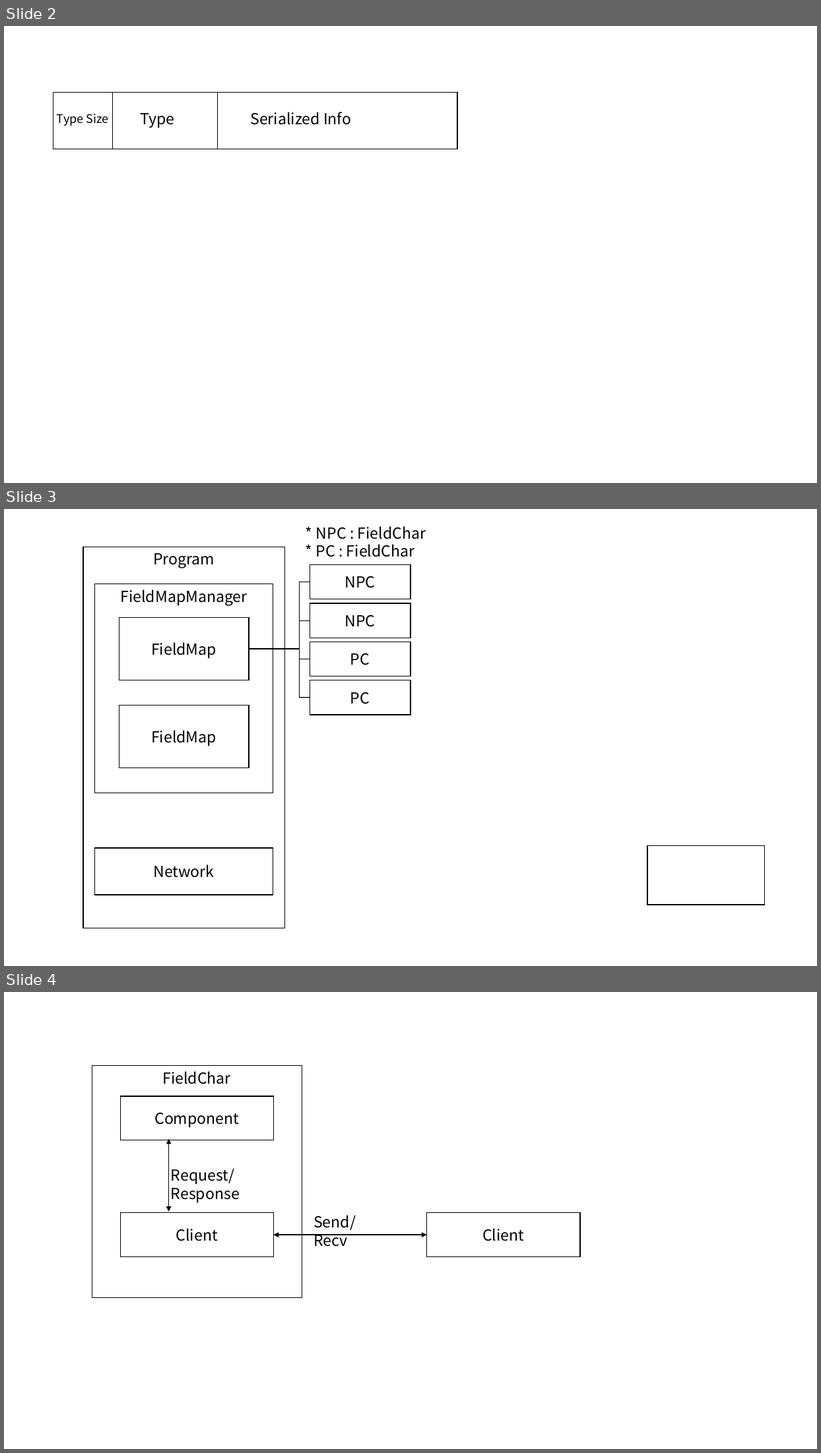
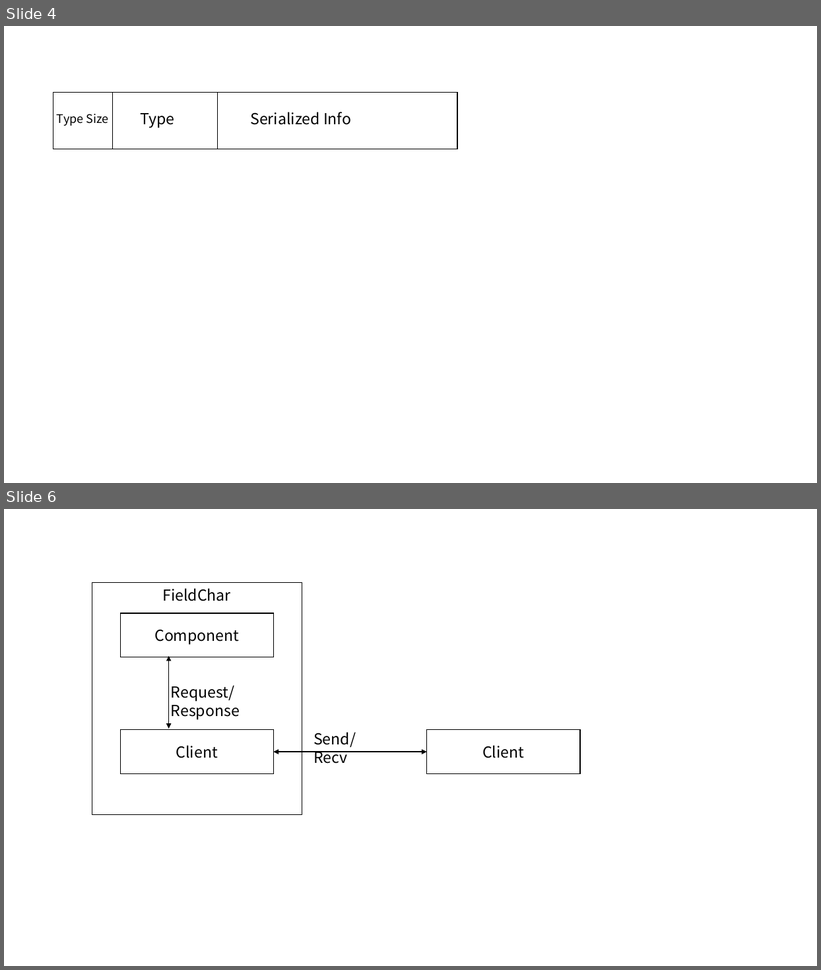
Before and after one commit to KeeJuneLim/Portfolio, a slide deck: 프레젠테이션1.pptx. Shown one above the other, each under a label of ours: slides 2, 3 and 4 before the commit, slides 4 and 6 after it; the slides between them are not shown. The pictures are 821x1453 and 821x970 pixels, drawn with LibreOffice and Linux fonts; fonts in the diff are those of the drawing. Boxes give left, top, right and bottom in pixels: in the first picture for what was removed or moved away, otherwise in the second. Text is boxed around its words. In the diff, an @@ line names an element or a change of style, - is before the commit and + after.

Commit message:
ECS 적용 / BufferedSync 추가 / Network 구조 개선

```diff
--- a/프레젠테이션1.pptx
+++ b/프레젠테이션1.pptx
@@ slide 3 removed at bbox=[4, 509, 817, 966], background #FFFFFF @@
@@ text removed at bbox=[316, 526, 426, 557] @@
-* NPC : FieldChar
-* PC : FieldChar
@@ rectangle removed at bbox=[83, 547, 284, 929] @@
-Program
@@ rectangle removed at bbox=[310, 564, 411, 599] @@
-NPC
@@ rectangle removed at bbox=[95, 584, 273, 793] @@
-FieldMapManager
@@ line removed from (310, 582) to (300, 582) @@
@@ line removed from (300, 582) to (300, 698) @@
@@ rectangle removed at bbox=[310, 603, 411, 638] @@
-NPC
@@ rectangle removed at bbox=[120, 618, 250, 681] @@
-FieldMap
@@ line removed from (310, 621) to (300, 621) @@
@@ rectangle removed at bbox=[310, 642, 411, 677] @@
-PC
@@ line removed from (250, 649) to (300, 649) @@
@@ line removed from (310, 659) to (300, 659) @@
@@ rectangle removed at bbox=[310, 681, 411, 715] @@
-PC
@@ rectangle removed at bbox=[120, 706, 250, 768] @@
-FieldMap
@@ line removed from (310, 698) to (300, 698) @@
@@ rectangle removed at bbox=[95, 848, 273, 895] @@
-Network
@@ rectangle removed at bbox=[648, 846, 765, 905] @@
@@ what was slide 2 is now slide 4 @@
@@ what was slide 4 is now slide 6 @@
```
Also in this commit, not shown: 8 slides added, 42 other files.
